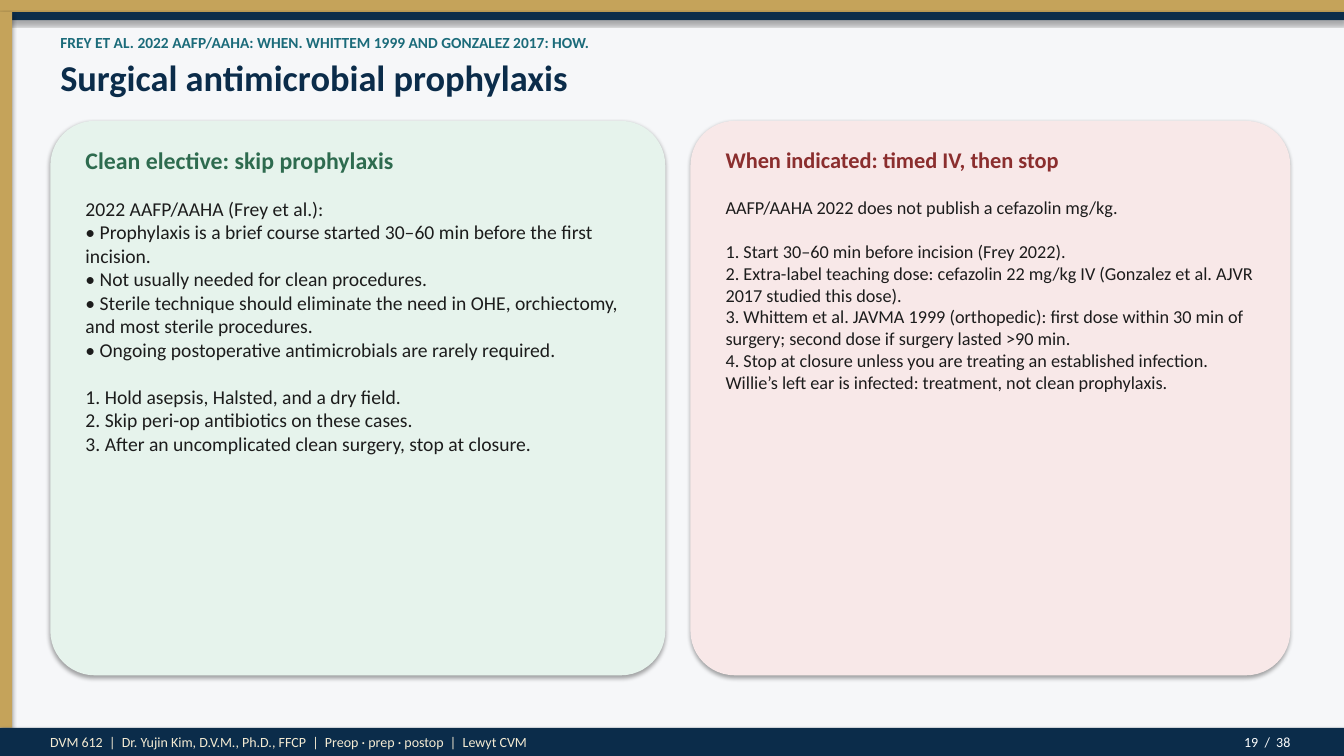
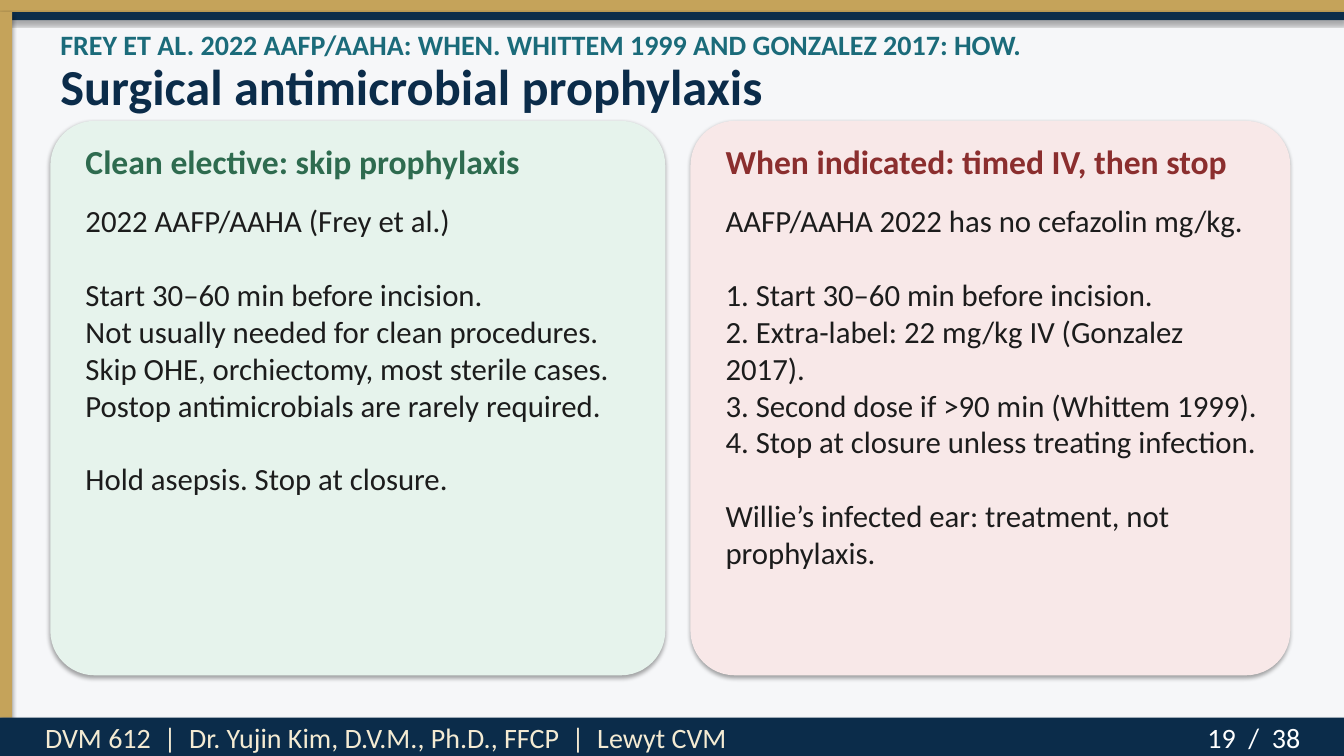
Before and after one commit to drkimvet/happycare, a slide deck: slide 19 of lectures/DVM-612_Week4_Preop_PatientPrep_Postop.pptx. Drawn at 1344x756 pixels with LibreOffice and Linux fonts; fonts in the diff are those of the drawing. Boxes give left, top, right and bottom in pixels: in the first picture for what was removed or moved away, otherwise in the second. Text is boxed around its words. In the diff, an @@ line names an element or a change of style, - is before the commit and + after.

```diff
--- a/lectures/DVM-612_Week4_Preop_PatientPrep_Postop.pptx
+++ b/lectures/DVM-612_Week4_Preop_PatientPrep_Postop.pptx
@@ rectangle: place and size @@
-rectangle at (0,12,12,728)
+rectangle at (0,12,12,718)
@@ text "FREY ET AL. 2022 AAFP/AAHA: ..." at (60,35,1021,57): size 11 to 20 pt @@
@@ text "Surgical antimicrobial prophylaxis" at (60,69,763,114): size 26 to 36 pt @@
@@ text "Clean elective: skip prophylaxis" at (85,150,520,180): size 17 to 24 pt @@
@@ text "When indicated: timed IV, then ..." at (726,150,1226,180): size 16 to 24 pt @@
@@ text at (85,209,609,495): text changed; size 14 to 22 pt @@
-2022 AAFP/AAHA (Frey et al.):
-• Prophylaxis is a brief course started 30–60 min before the first incision.
-• Not usually needed for clean procedures.
-• Sterile technique should eliminate the need in OHE, orchiectomy, and most sterile procedures.
-• Ongoing postoperative antimicrobials are rarely required.
-1. Hold asepsis, Halsted, and a dry field.
-2. Skip peri-op antibiotics on these cases.
-3. After an uncomplicated clean surgery, stop at closure.
+2022 AAFP/AAHA (Frey et al.)
+Start 30–60 min before incision.
+Not usually needed for clean procedures.
+Skip OHE, orchiectomy, most sterile cases.
+Postop antimicrobials are rarely required.
+Hold asepsis. Stop at closure.
@@ text at (726,210,1256,569): text changed; size 13 to 22 pt @@
-AAFP/AAHA 2022 does not publish a cefazolin mg/kg.
-1. Start 30–60 min before incision (Frey 2022).
-2. Extra-label teaching dose: cefazolin 22 mg/kg IV (Gonzalez et al. AJVR 2017 studied this dose).
-3. Whittem et al. JAVMA 1999 (orthopedic): first dose within 30 min of surgery; second dose if surgery lasted >90 min.
-4. Stop at closure unless you are treating an established infection.
-Willie’s left ear is infected: treatment, not clean prophylaxis.
+AAFP/AAHA 2022 has no cefazolin mg/kg.
+1. Start 30–60 min before incision.
+2. Extra-label: 22 mg/kg IV (Gonzalez 2017).
+3. Second dose if >90 min (Whittem 1999).
+4. Stop at closure unless treating infection.
+Willie’s infected ear: treatment, not prophylaxis.
@@ rectangle: place and size @@
-rectangle at (0,728,1344,756)
+rectangle at (0,718,1344,756)
@@ text "19 / 38": place and size @@
-text "19 / 38" at (1244,737,1290,747)
+text "19 / 38" at (1207,729,1300,749)
@@ text "19 / 38" at (1207,729,1300,749): size 10 to 20 pt @@
@@ text at (45,728,727,753): text changed; size 10 to 20 pt @@
-DVM 612 | Dr. Yujin Kim, D.V.M., Ph.D., FFCP | Preop · prep · postop | Lewyt CVM
+DVM 612 | Dr. Yujin Kim, D.V.M., Ph.D., FFCP | Lewyt CVM
```
Also in this commit, not shown: 37 other slides changed, 2 other files.
